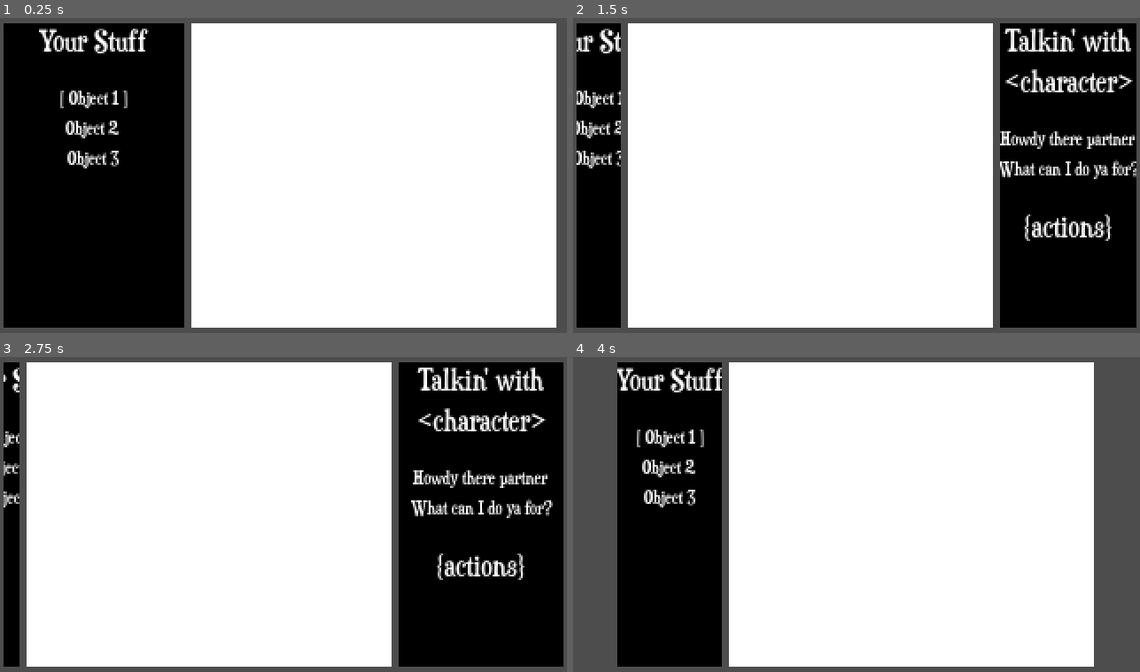
Above: before the commit, frames 1-4 (two rows, left to right).
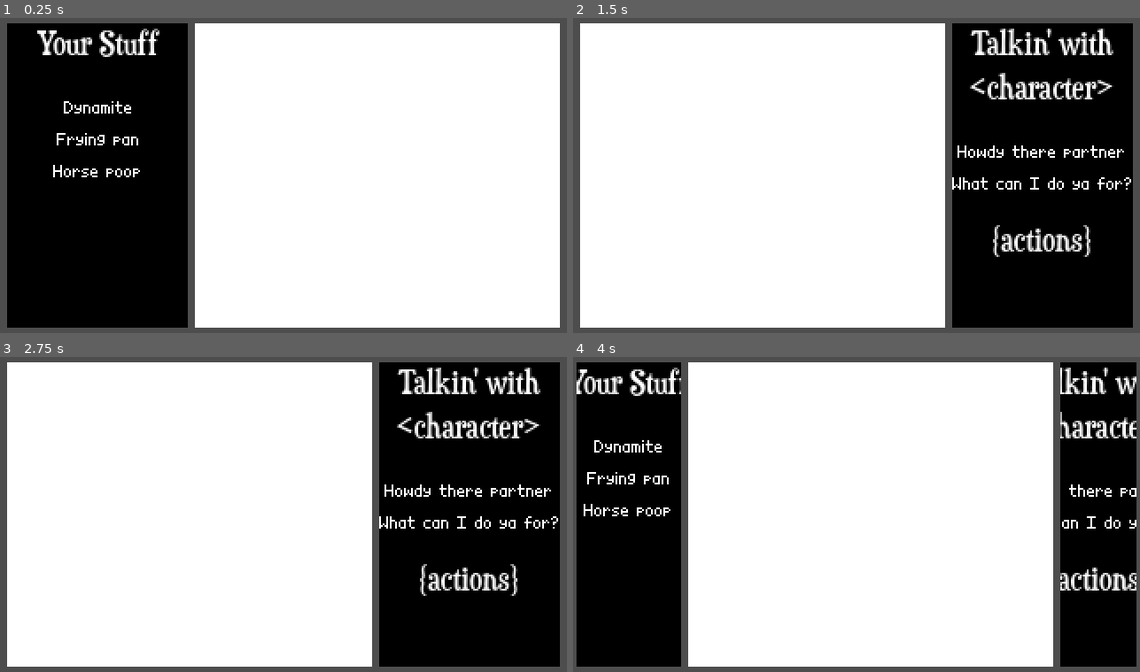
Above: after the commit, the same moments.

Repository: GreenCastleB/FrontierOfTheCryingMoon
Game: Godot game, scene res://scenes/Main.tscn
Same seed, same stepped clock (60 frames per second), same inputs: the game is played once before the commit and once after it.
Inputs:
- Up to frame 1 (0.25 s): no input
- Up to frame 2 (1.5 s): tap Enter at 0.5 s; hold Right (ui_right) 0.53-1.28 s; hold Left (ui_left) from 1.28 s (still down)
- Up to frame 3 (2.75 s): release Left (ui_left) at 2.03 s; hold Right (ui_right) from 2.03 s (still down)
- Up to frame 4 (4 s): tap Space at 3.5 s; release Right (ui_right) at 3.53 s; hold Left (ui_left) from 3.53 s (still down)

The runs differ from the first frame. In frame 1, 4.8% of the frame differs, in the area x 0-99%, y 1-99%; in frame 2, 23%; in frame 3, 15%; in frame 4, 30%, in the area x 0-100%, y 1-99%.

Commit message:
MainNode State Machine
Also added devilchildren font and day music

Diff:
--- a/assets/fonts/LabelSettings_Menu_H1.tres
+++ b/assets/fonts/LabelSettings_Menu_H1.tres
@@ -4,3 +4,4 @@
 
 [resource]
 font = ExtResource("1_cj1ce")
+font_size = 18
--- a/assets/fonts/LabelSettings_Menu_P.tres
+++ b/assets/fonts/LabelSettings_Menu_P.tres
@@ -1,7 +1,7 @@
 [gd_resource type="LabelSettings" format=3 uid="uid://tlkpx1jnb0cx"]
 
-[ext_resource type="FontFile" uid="uid://dgpokng36jxva" path="res://assets/fonts/duality.otf" id="1_ah3tg"]
+[ext_resource type="FontFile" uid="uid://c45fk2qs37yf2" path="res://assets/fonts/devilchildren.ttf" id="1_ah3tg"]
 
 [resource]
 font = ExtResource("1_ah3tg")
-font_size = 10
+font_size = 8
--- a/scenes/InventoryUI.tscn
+++ b/scenes/InventoryUI.tscn
@@ -49,18 +49,18 @@
 
 [node name="Label2" type="Label" parent="Background/MainContainer" unique_id=1584331548]
 layout_mode = 2
-text = "[ Object 1 ]"
+text = "Dynamite"
 label_settings = ExtResource("2_ju2k0")
 horizontal_alignment = 1
 
 [node name="Label3" type="Label" parent="Background/MainContainer" unique_id=1318989849]
 layout_mode = 2
-text = "Object 2"
+text = "Frying pan"
 label_settings = ExtResource("2_ju2k0")
 horizontal_alignment = 1
 
 [node name="Label4" type="Label" parent="Background/MainContainer" unique_id=156415019]
 layout_mode = 2
-text = "Object 3"
+text = "Horse poop"
 label_settings = ExtResource("2_ju2k0")
 horizontal_alignment = 1
--- a/scenes/Main.tscn
+++ b/scenes/Main.tscn
@@ -128,6 +128,7 @@
 
 [node name="DialogUI" parent="UIRegionBox" unique_id=713779641 instance=ExtResource("3_vcsgt")]
 unique_name_in_owner = true
+visible = false
 layout_mode = 2
 progress = 0.0
 
@@ -135,3 +136,5 @@
 unique_name_in_owner = true
 libraries/ = SubResource("AnimationLibrary_rarhs")
 autoplay = &"RESET"
+
+[connection signal="animation_finished" from="Anim" to="." method="_on_anim_finished"]
--- a/scripts/DialogUINode.gd
+++ b/scripts/DialogUINode.gd
@@ -1,11 +1,13 @@
 extends Control
 
 # The Dialog UI Node
+
+const FULL_SIZE:int = 102;
 
 ## 0.0 is hidden, 1.0 is shown.
 @export_range(0.0,1.0) var progress:float = 1.0:
 	set(newVal):
 		progress = newVal;
-		#%MainContainer.visible = (progress == 1.0);
-		%Background.set_deferred("custom_minimum_size", Vector2(roundi(102 * progress), 0));
-		self.set_deferred("custom_minimum_size", Vector2(roundi(102 * progress), 0));
+		var custMinSize:int = roundi(FULL_SIZE * progress);
+		%Background.set_deferred("custom_minimum_size", Vector2(custMinSize, 0));
+		self.set_deferred("custom_minimum_size", Vector2(custMinSize, 0));
--- a/scripts/InventoryUINode.gd
+++ b/scripts/InventoryUINode.gd
@@ -1,11 +1,13 @@
 extends Control
 
 # The Inventory UI Node
+
+const FULL_SIZE:int = 102;
 
 ## 0.0 is hidden, 1.0 is shown.
 @export_range(0.0,1.0) var progress:float = 1.0:
 	set(newVal):
 		progress = newVal;
-		#%MainContainer.visible = (progress == 1.0);
-		%Background.set_deferred("custom_minimum_size", Vector2(roundi(102 * progress), 0));
-		self.set_deferred("custom_minimum_size", Vector2(roundi(102 * progress), 0));
+		var custMinSize:int = roundi(FULL_SIZE * progress);
+		%Background.set_deferred("custom_minimum_size", Vector2(custMinSize, 0));
+		self.set_deferred("custom_minimum_size", Vector2(custMinSize, 0));
--- a/scripts/MainNode.gd
+++ b/scripts/MainNode.gd
@@ -2,16 +2,48 @@
 
 # The Main Node
 
+## State machine for Main Node.
+enum STATE {INIT, WALKING, ENTER_DIALOG, DIALOG, EXIT_DIALOG};
+const STATESTR:Array = ['INIT', 'WALKING', 'ENTER_DIALOG', 'DIALOG', 'EXIT_DIALOG'];
+var currState:STATE = STATE.INIT:
+	set(newState):
+		var oldState:STATE = currState;
+		currState = newState;
+		var stateChange:String = STATESTR[oldState] + "->" + STATESTR[newState];
+		printt("MainNode ::", "stateChange", stateChange);
+		match stateChange:
+			"WALKING->ENTER_DIALOG":
+				%DialogUI.show();
+				%Anim.play("ShowDialog");
+			"ENTER_DIALOG->DIALOG":
+				pass;
+			"DIALOG->EXIT_DIALOG":
+				%InventoryUI.show();
+				%Anim.play("HideDialog");
+			"EXIT_DIALOG->WALKING":
+				pass;
+
+func _ready() -> void:
+	printt("MainNode ::", "_ready");
+	currState = STATE.WALKING;
+
 func _input(event: InputEvent) -> void:
-	if (event.is_action_pressed("ui_right")):
-		printt("MainNode ::", "SHOW DIALOG");
-		%DialogUI.show();
-		%Anim.play("ShowDialog");
-		await %Anim.animation_finished;
-		%InventoryUI.hide();
-	if (event.is_action_pressed("ui_left")):
-		printt("MainNode ::", "HIDE DIALOG");
-		%InventoryUI.show();
-		%Anim.play("HideDialog");
-		await %Anim.animation_finished;
-		%DialogUI.hide();
+	if currState in [STATE.WALKING]:
+		if (event.is_action_pressed("ui_right")):
+			printt("MainNode ::", "Walking Input", "ui_right");
+			currState = STATE.ENTER_DIALOG;
+	elif currState in [STATE.DIALOG]:
+		if (event.is_action_pressed("ui_left")):
+			printt("MainNode ::", "Dialog Input", "ui_left");
+			currState = STATE.EXIT_DIALOG;
+
+func _on_anim_finished(anim_name: StringName) -> void:
+	var animFin:String = STATESTR[currState] + ":" + anim_name;
+	printt("MainNode ::", "animFin", animFin);
+	match animFin:
+		"ENTER_DIALOG:ShowDialog":
+			%InventoryUI.hide();
+			currState = STATE.DIALOG;
+		"EXIT_DIALOG:HideDialog":
+			%DialogUI.hide();
+			currState = STATE.WALKING;
Binary file added: assets/fonts/devilchildren.ttf
Not shown, removed: assets/music/dummy.txt
Not shown, added: assets/music/day.ogg
